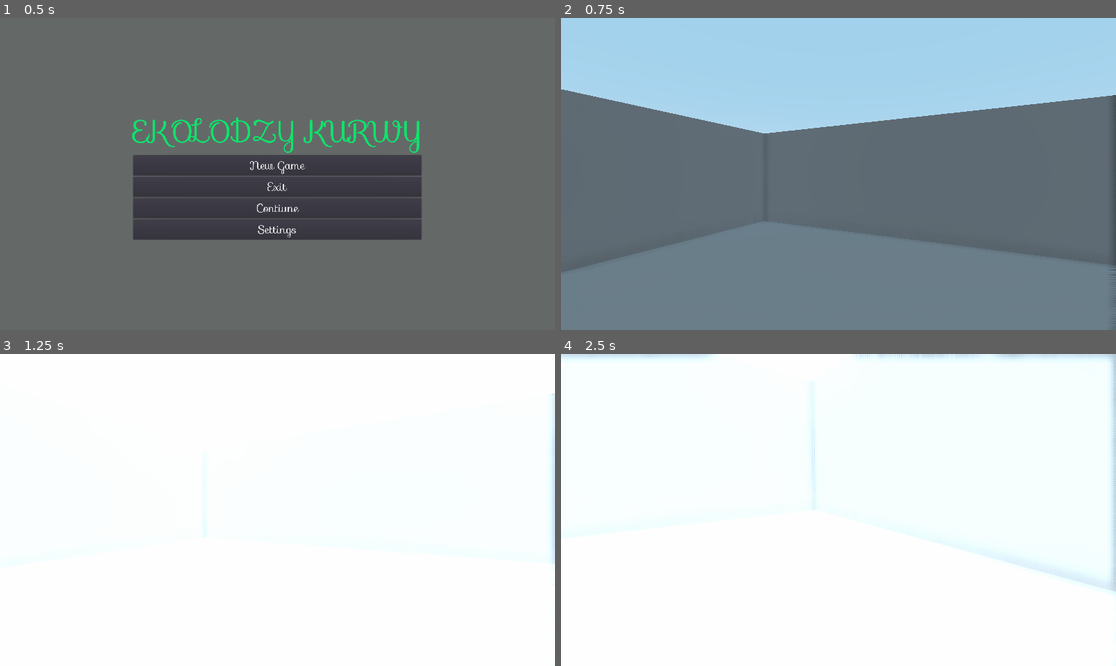
Above: before the commit, frames 1-4 (two rows, left to right).
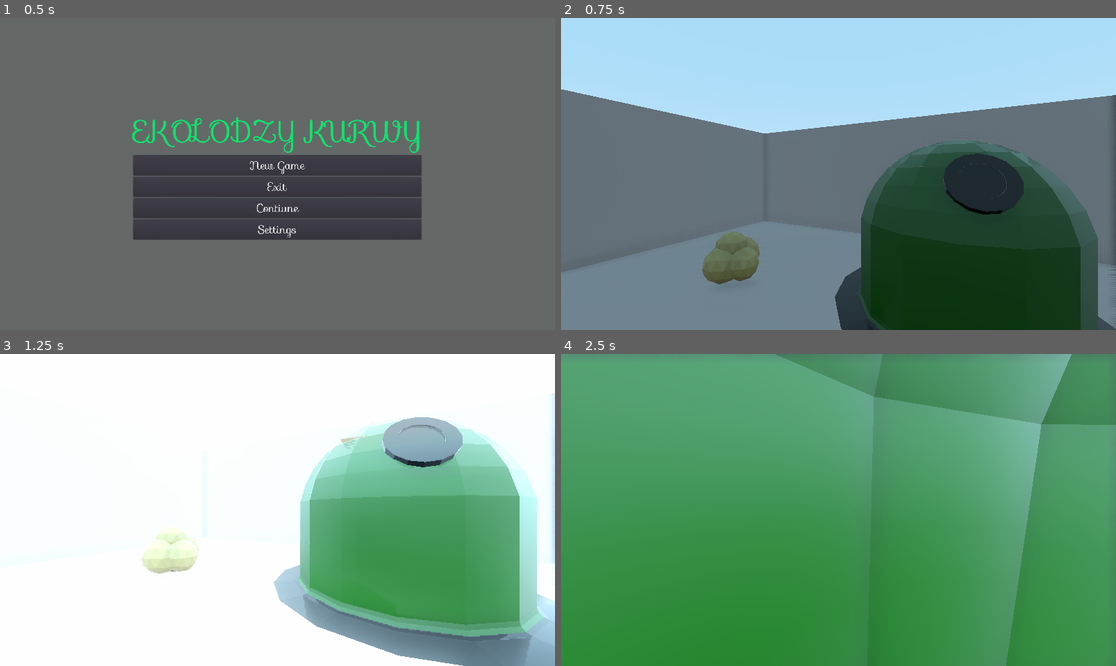
Above: after the commit, the same moments.

Repository: mnkisala/ggez
Game: Godot game, scene res://Scenes/MainSceneOpener.tscn
Same seed, same stepped clock (60 frames per second), same inputs: the game is played once before the commit and once after it.
Inputs (mouse positions are in pixels of both pictures, inside the frame that each line leads up to):
- Up to frame 1 (0.5 s): no input
- Up to frame 2 (0.75 s): click "New Game" at 0.5 s
- Up to frame 3 (1.25 s): no input
- Up to frame 4 (2.5 s): move the mouse to (866, 510) at 1.27 s; hold W (forward) from 1.28 s (still down); tap Space (jump) at 1.52, 2.27 s; move the mouse to (810, 510) at 2.02 s

Frame 1 is identical in both runs. In frame 2, 24% of the frame differs, in the area x 25-100%, y 39-100%; in frame 3, 31%; in frame 4, 100%, in the area x 0-100%, y 0-100%.

Commit message:
porozstawiaj assety na scenie testowej

Diff:
--- a/Scenes/Scene1.tscn
+++ b/Scenes/Scene1.tscn
@@ -1,9 +1,17 @@
-[gd_scene load_steps=7 format=2]
+[gd_scene load_steps=15 format=2]
 
 [ext_resource path="res://Assets-test/RUBBISH.glb" type="PackedScene" id=1]
 [ext_resource path="res://Assets-test/test_level.glb" type="PackedScene" id=2]
 [ext_resource path="res://player/player.tscn" type="PackedScene" id=3]
 [ext_resource path="res://gargbage/cup/cup.tscn" type="PackedScene" id=4]
+[ext_resource path="res://gargbage/Wilkolu_garbage/papier.gltf" type="PackedScene" id=5]
+[ext_resource path="res://gargbage/Wilkolu_garbage/drabinaPoprawka.gltf" type="PackedScene" id=6]
+[ext_resource path="res://gargbage/Wilkolu_garbage/papierkilka.gltf" type="PackedScene" id=7]
+[ext_resource path="res://gargbage/Wilkolu_garbage/can.gltf" type="PackedScene" id=8]
+[ext_resource path="res://gargbage/Wilkolu_garbage/TrashCan.gltf" type="PackedScene" id=9]
+[ext_resource path="res://gargbage/Wilkolu_garbage/tree.gltf" type="PackedScene" id=10]
+[ext_resource path="res://gargbage/Wilkolu_garbage/TrashCan2.gltf" type="PackedScene" id=11]
+[ext_resource path="res://gargbage/Wilkolu_garbage/TrashCan3.gltf" type="PackedScene" id=12]
 
 [sub_resource type="ProceduralSky" id=2]
 
@@ -39,3 +47,27 @@
 
 [node name="kubek" parent="." instance=ExtResource( 4 )]
 transform = Transform( 1, 0, 0, 0, 1, 0, 0, 0, 1, -0.044701, 1.00039, -7.49435 )
+
+[node name="can" parent="." instance=ExtResource( 8 )]
+transform = Transform( 1, 0, 0, 0, 1, 0, 0, 0, 1, -6.74535, 0.100002, -3.12191 )
+
+[node name="papierkilka" parent="." instance=ExtResource( 7 )]
+transform = Transform( 1, 0, 0, 0, 1, 0, 0, 0, 1, -5.72502, 0.295469, -11.7529 )
+
+[node name="TrashCan3" parent="." instance=ExtResource( 12 )]
+transform = Transform( 1, 0, 0, 0, 1, 0, 0, 0, 1, -18.7162, 0.0999994, -0.182791 )
+
+[node name="TrashCan2" parent="." instance=ExtResource( 11 )]
+transform = Transform( 1, 0, 0, 0, 1, 0, 0, 0, 1, -9.71935, 3.18941, -7.92593 )
+
+[node name="papier" parent="." instance=ExtResource( 5 )]
+transform = Transform( 1, 0, 0, 0, 1, 0, 0, 0, 1, -8.65055, 5.73118, 0.649249 )
+
+[node name="drabinaPoprawka" parent="." instance=ExtResource( 6 )]
+transform = Transform( 1, 0, 0, 0, 1, 0, 0, 0, 1, -28.008, 0.100001, -7.6805 )
+
+[node name="TrashCan" parent="." instance=ExtResource( 9 )]
+transform = Transform( 1, 0, 0, 0, 1, 0, 0, 0, 1, -6.73631, 0.1, 8.46132 )
+
+[node name="tree" parent="." instance=ExtResource( 10 )]
+transform = Transform( 1, 0, 0, 0, 1, 0, 0, 0, 1, -8.33814, -0.466958, 6.52514 )
